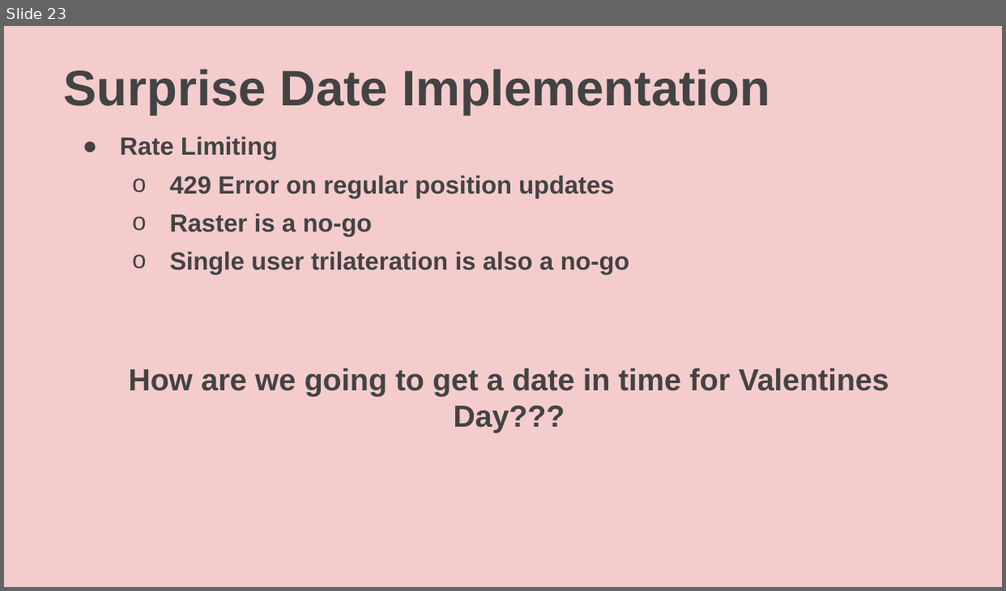
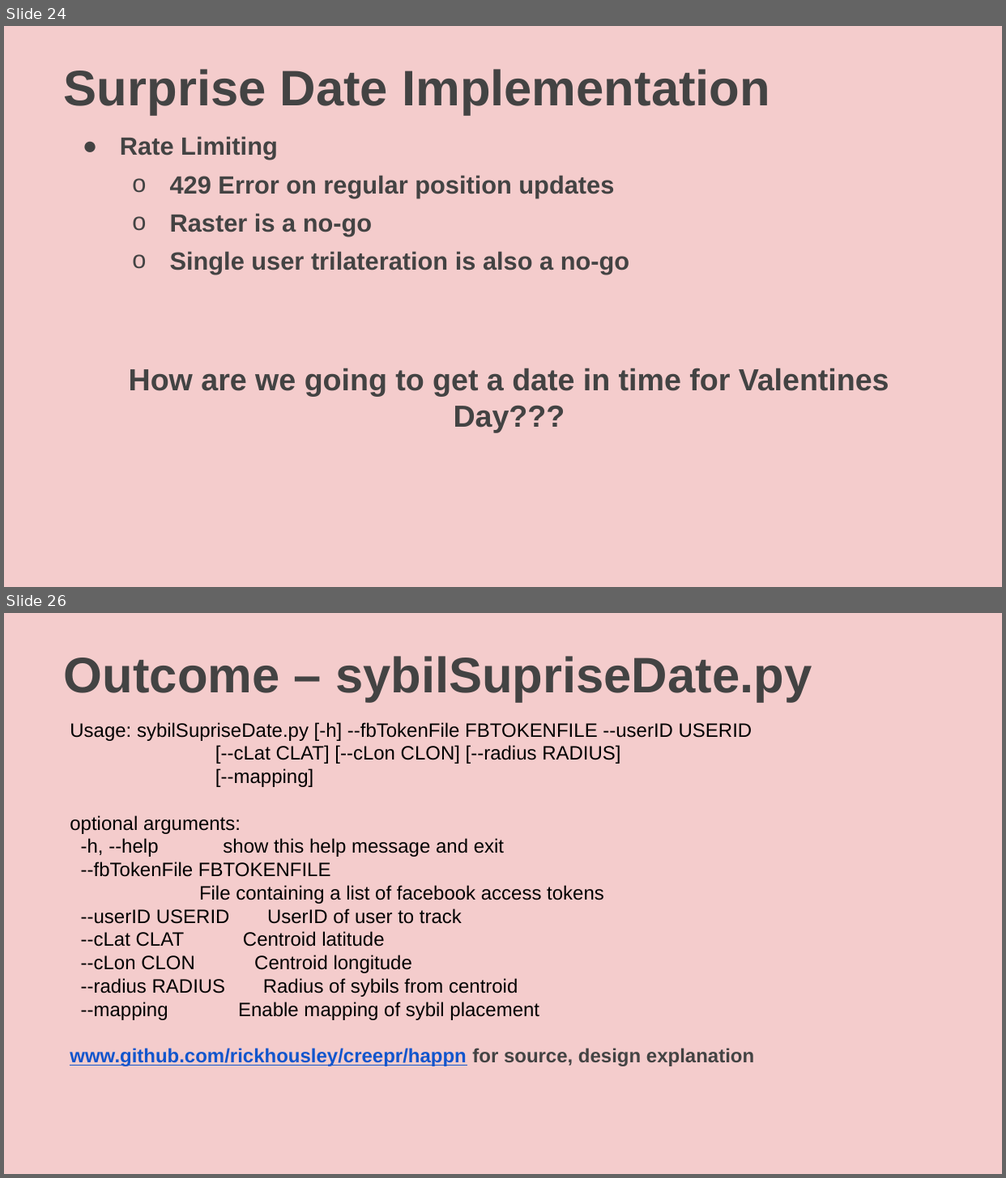
Before and after one commit to rickhousley/creepr, a slide deck: docs/slides.pptx. Shown one above the other, each under a label of ours: slide 23 before the commit, slides 24 and 26 after it; the slides between them are not shown. The pictures are 1006x591 and 1006x1178 pixels, drawn with LibreOffice and Linux fonts; fonts in the diff are those of the drawing. Boxes give left, top, right and bottom in pixels: in the first picture for what was removed or moved away, otherwise in the second. Text is boxed around its words. In the diff, an @@ line names an element or a change of style, - is before the commit and + after.

```diff
--- a/docs/slides.pptx
+++ b/docs/slides.pptx
@@ slide 26 added at [4,613,1002,1174], background #F4CCCC @@
@@ title added at [64,656,812,701], 36 pt, text #434343, bold @@
+Outcome – sybilSupriseDate.py
@@ text added at [70,722,754,1067], 14 pt, text #000000 @@
+Usage: sybilSupriseDate.py [-h] --fbTokenFile FBTOKENFILE --userID USERID
+[--cLat CLAT] [--cLon CLON] [--radius RADIUS]
+[--mapping]
+optional arguments:
+-h, --help show this help message and exit
+--fbTokenFile FBTOKENFILE
+File containing a list of facebook access tokens
+--userID USERID UserID of user to track
+--cLat CLAT Centroid latitude
+--cLon CLON Centroid longitude
+--radius RADIUS Radius of sybils from centroid
+--mapping Enable mapping of sybil placement
+www.github.com/rickhousley/creepr/happn for source, design explanation
@@ what was slide 23 is now slide 24 @@
```
Also in this commit, not shown: 3 slides changed, 4 other slides added, 1 slide removed, 2 other files.
